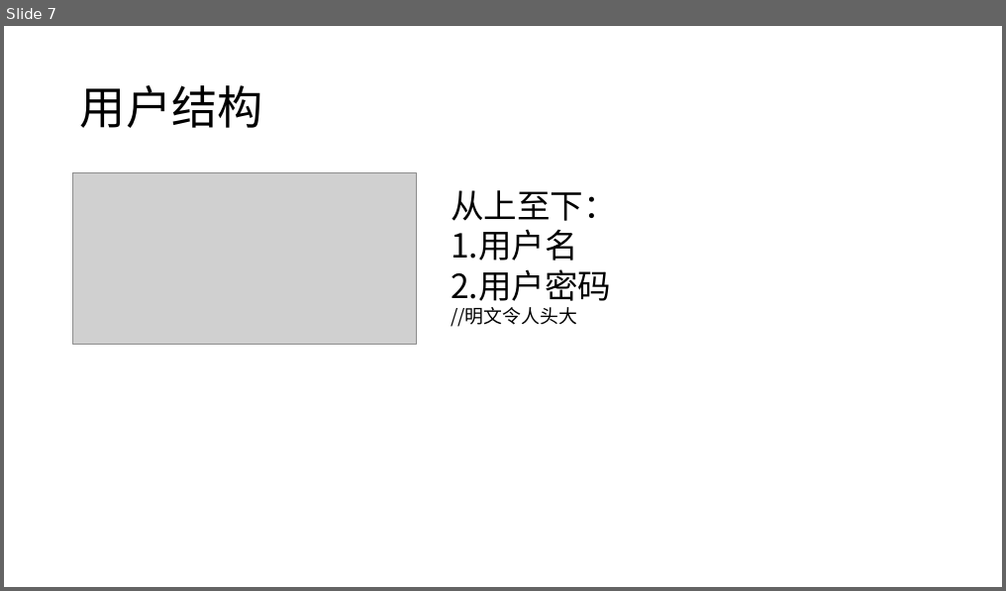
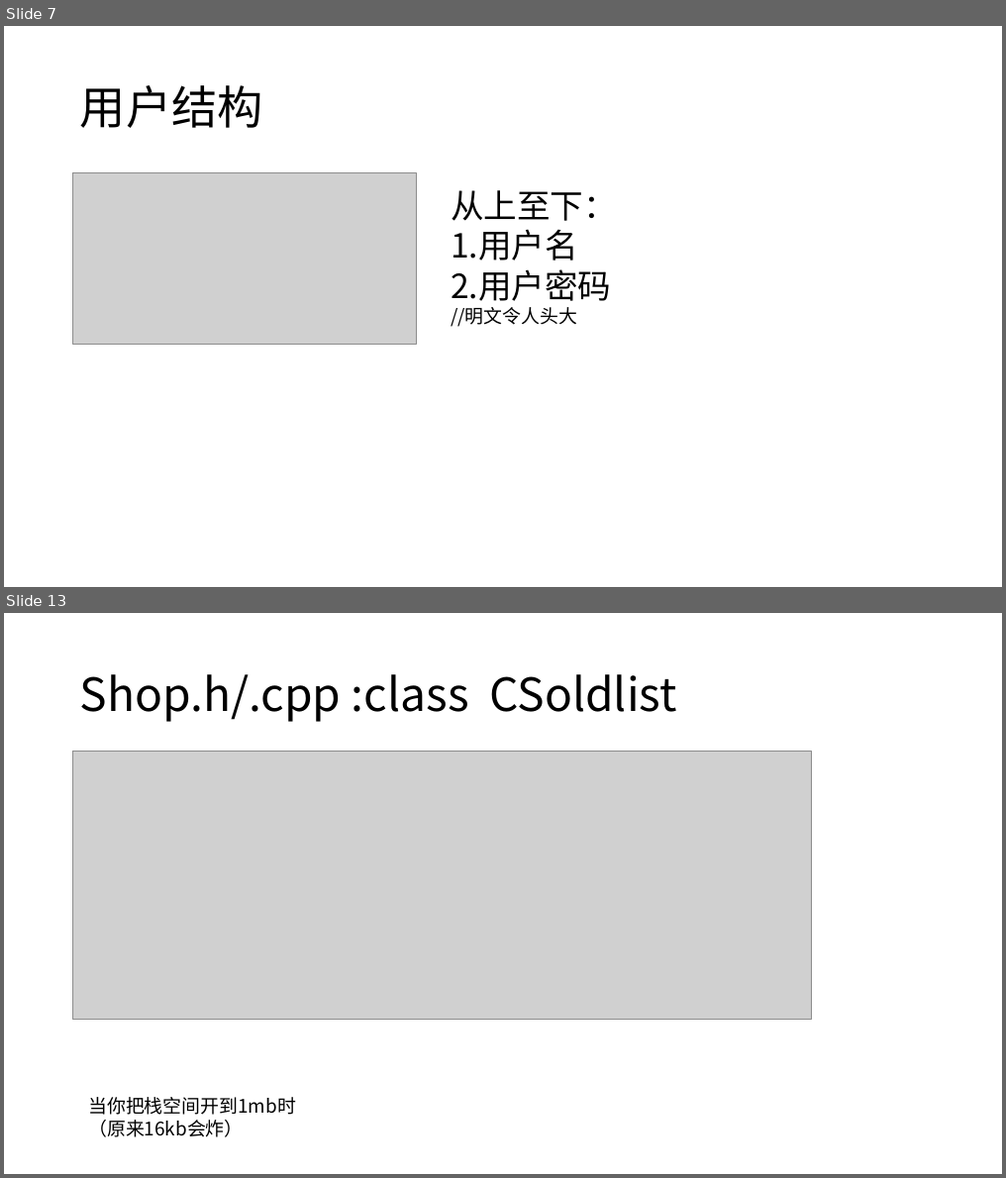
Before and after one commit to Price1999a/ProgramDesign, a slide deck: 大一下/protect1/docs/project1设计.pptx. Shown one above the other, each under a label of ours: slide 7 before the commit, slides 7 and 13 after it; the slides between them are not shown. The pictures are 1006x591 and 1006x1178 pixels, drawn with LibreOffice and Linux fonts; fonts in the diff are those of the drawing; grey boxes stand for pictures; background and template pictures are left out. Boxes give left, top, right and bottom in pixels: in the first picture for what was removed or moved away, otherwise in the second. Text is boxed around its words. In the diff, an @@ line names an element or a change of style, - is before the commit and + after.

```diff
--- a/大一下/protect1/docs/project1设计.pptx
+++ b/大一下/protect1/docs/project1设计.pptx
@@ slide 13 added at [4,613,1002,1174], background picture (left out) @@
@@ title added at [80,674,676,722], 44 pt, text #000000 @@
+Shop.h/.cpp :class CSoldlist
@@ picture added at [73,752,813,1020] @@
@@ text added at [88,1097,296,1138], 18 pt, text #000000 @@
+当你把栈空间开到1mb时（原来16kb会炸）
```
Also in this commit, not shown: 1 slide changed, 7 other slides added, 45 other files.
